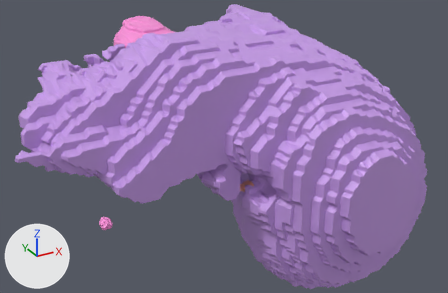
Renders of the glTF model mri/assets/mri_liver_core.glb from each side of a commit.
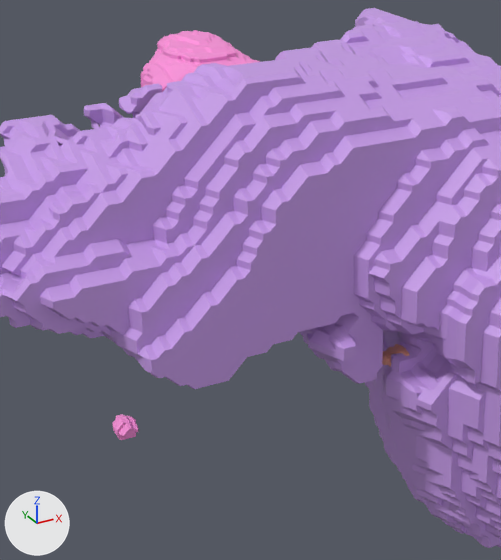
Old and new are each drawn whole from a 50 mm lens placed at (-120.0, -237.0, 77.0), pointed at (29.0, 34.0, -59.0) and again close up on the part from 9% to 67% of the width and 0% to 100% of the height. The lights are fixed; the arrows at lower left show +X, +Y and +Z. The last two pictures show the newer version.

Names of what the first close-up shows: 'Lesion_M01', 'Lesion_M20', 'Liver_Shell' and 1 more.
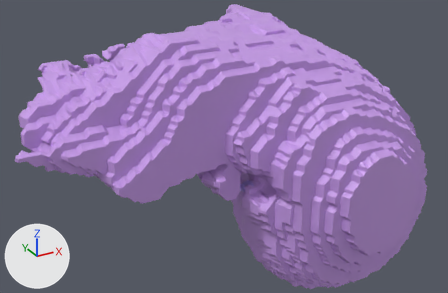
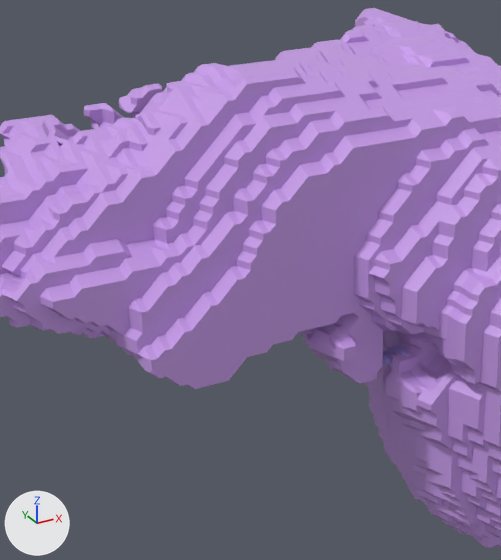
Boxes (x1, y1, x2, y2) around the edits, measured in the close-ups (501 x 560 px):
'Lesion_M01', reshaped (not visible afterwards): before (140, 30, 260, 92)
'Lesion_M20', deleted (pink): before (112, 414, 138, 440)

Patch to the scene script:
```diff
--- a/mri/assets/mri_liver_core.glb.py
+++ b/mri/assets/mri_liver_core.glb.py
@@ me_lesion_m01 @@
 # used by ob_lesion_m01; location = (0.0, 0.0, 0.0)
-me_lesion_m01.from_pydata(...)  # 4490 vertices, 8976 faces; spans x -29.9..3.7, y 10.0..48.0, z -10.8..15.0
+me_lesion_m01.from_pydata(...)  # 2090 vertices, 4176 faces; spans x 23.2..44.3, y -38.0..-12.0, z -49.1..-26.4
+# me_lesion_m01 part 1: 4490 vertices removed from x -29.9..3.7, y 10.0..48.0, z -10.8..15.0
+# other edits to the shape of me_lesion_m01 do not show in these pictures
 me_lesion_m01.materials.append(mat_defaultmaterial_001)
@@ ob_lesion_m20 @@
-ob_lesion_m20 = bpy.data.objects.new('Lesion_M20', me_lesion_m20)
-ob_lesion_m20.location = (0.0, 0.0, 0.0)
```
